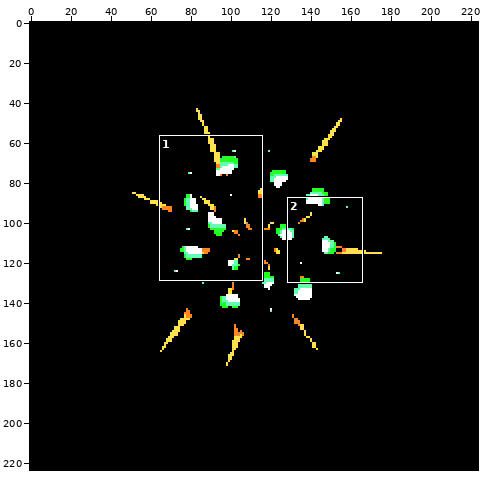
Pixel-art file, stored at Assets/Effects/Hitsparks/AsepriteFiles/Breakspark.aseprite. Above, an overview of the earlier version with the close-up marked.
Close-up. Before the commit:
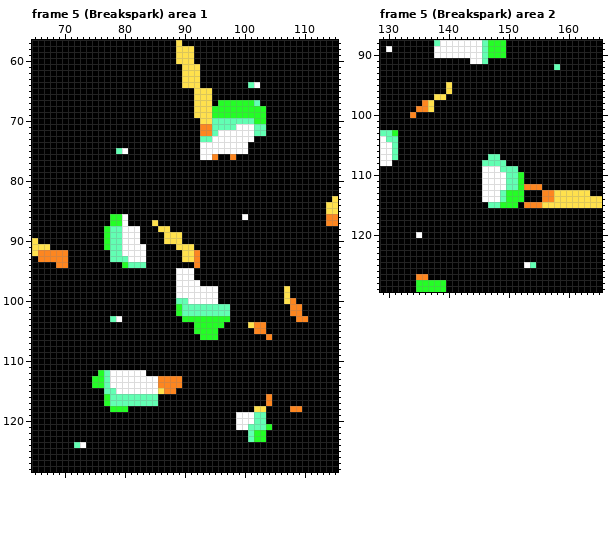
224x224 pixels, 14 frames. Shown: frame 5 (Breakspark) area 1: x 65..115, y 57..128; frame 5 (Breakspark) area 2: x 129..165, y 88..129. The commit also changed other frames or places, which this record leaves out.
And afterwards:
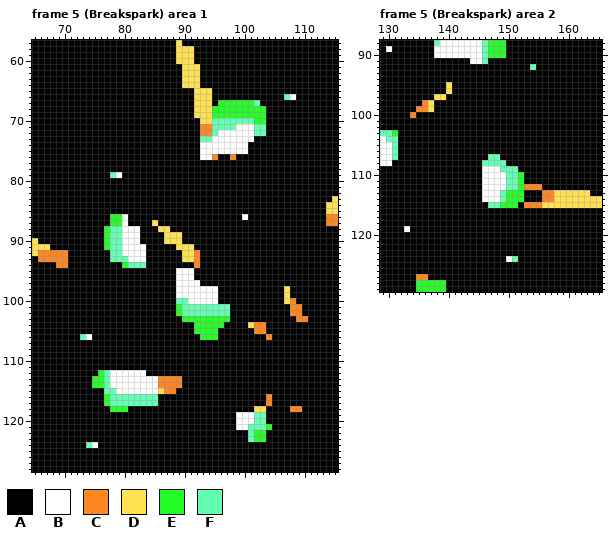
Palette (. is transparent): A #000000  B #ffffff  C #fd8620  D #ffe14d  E #24fd26  F #62ffb3
Changes in this commit:
Frame 5 (Breakspark) area 1, layer "Sprite":
Colour A replaces colour B in row 64 at x 102; in row 75 at x 80; in row 103 at x 79; in row 124 at x 73.
Colour A replaces colour F in row 64 at x 101; in row 75 at x 79; in row 103 at x 78; in row 124 at x 72.
Colour B replaces colour A in row 66 at x 108; in row 79 at x 79; in row 106 at x 74; in row 124 at x 75.
Colour F replaces colour A in row 66 at x 107; in row 79 at x 78; in row 106 at x 73; in row 124 at x 74.
Frame 5 (Breakspark) area 2, layer "Sprite":
Colour A replaces colour B in row 120 at x 135; in row 125 at x 153.
Colour A replaces colour F in row 92 at x 158; in row 125 at x 154.
Colour B replaces colour A in row 119 at x 133; in row 124 at x 150.
Colour F replaces colour A in row 92 at x 154; in row 124 at x 151.
Changed places in both close-ups, as pixel boxes (x1, y1, x2, y2):
changed: (248, 82, 260, 88)
changed: (284, 94, 296, 100)
changed: (110, 148, 128, 178)
changed: (80, 316, 122, 340)
changed: (74, 442, 98, 448)
changed: (530, 64, 560, 70)
changed: (404, 226, 422, 238)
changed: (506, 256, 536, 268)
